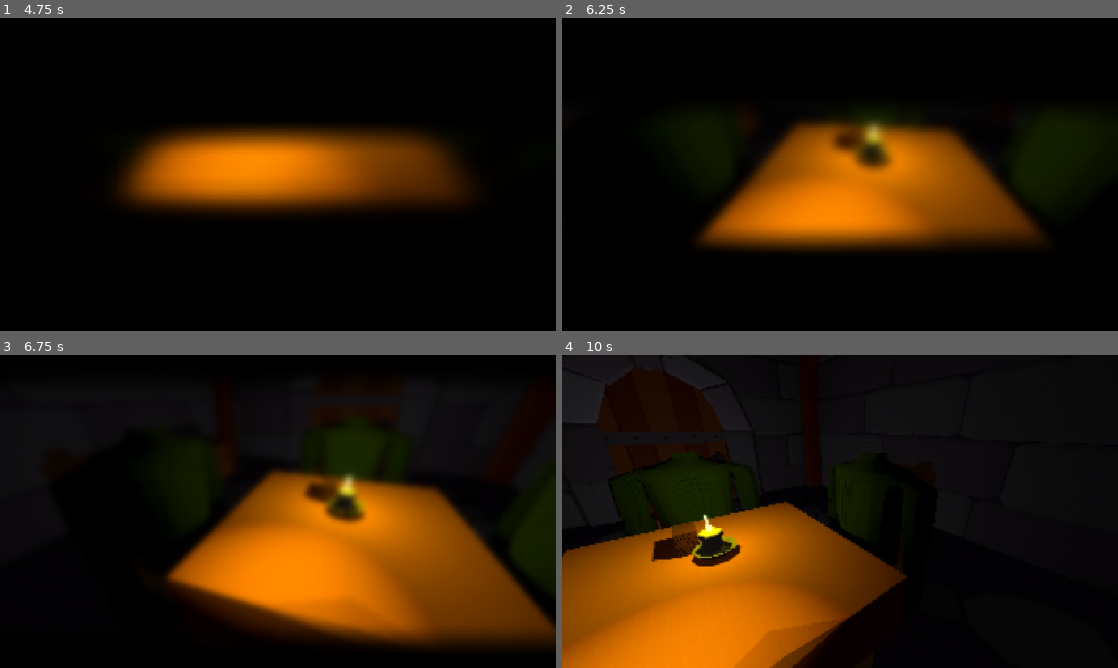
Above: before the commit, frames 1-4 (two rows, left to right).
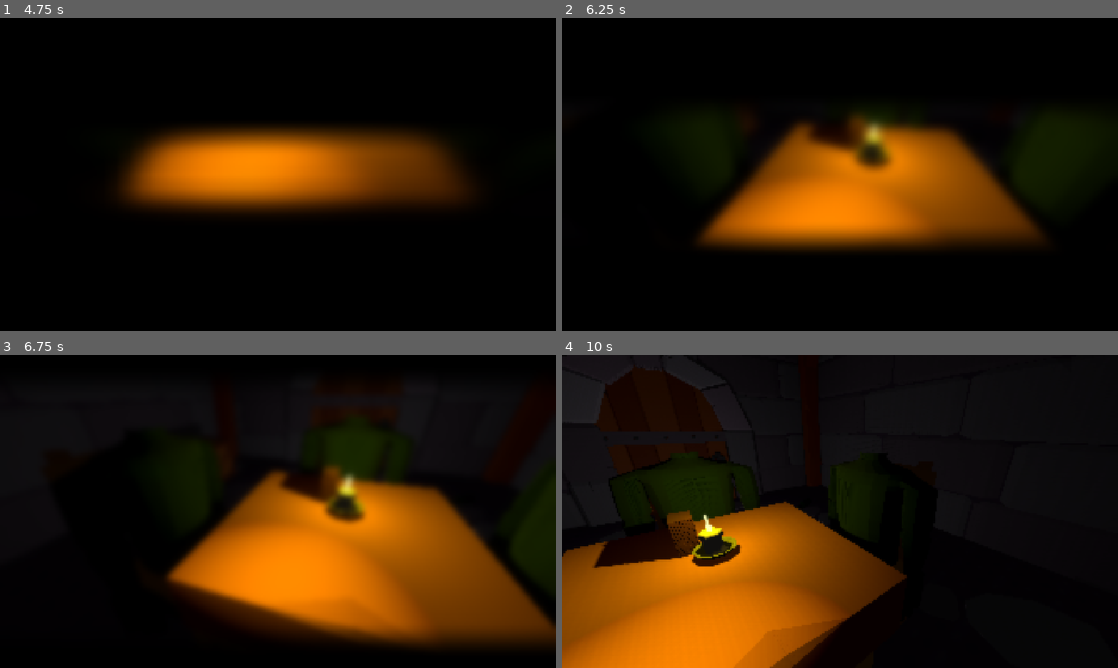
Above: after the commit, the same moments.

Repository: KDJDEV/gameJamFall2026
Game: Godot game, scene res://root.tscn
The game is run twice, just before and just after one commit, with the same random seed, the same clock (stepped at 60 frames per second) and the same inputs. Sound files missing from this copy of the repository are replaced by a short silence.
Inputs (mouse positions are in pixels of both pictures, inside the frame that each line leads up to):
- Up to frame 1 (4.75 s): tap Enter at 0.5, 2, 3.5 s; move the mouse to (400, 158) at 0.52 s; hold Right 0.53-1.25 s; click (400, 158) at 0.67 s; tap Space at 0.77, 1.07, 1.25, 2.75, 3.77, 4.07 s; drag from (166, 190) to (250, 237) at 1.27 s; move the mouse to (333, 105) at 2.02 s; hold Right 2.03-2.75 s; drag from (250, 237) to (111, 127) at 2.77 s; move the mouse to (444, 221) at 3.52 s; hold Left 3.53-4.25 s; drag from (111, 127) to (194, 96) at 4.27 s
- Up to frame 2 (6.25 s): move the mouse to (867, 174) at 5.02 s; hold Down 5.03-5.75 s; click (867, 174) at 5.17 s; drag from (756, 96) to (728, 190) at 5.77 s
- Up to frame 3 (6.75 s): move the mouse to (400, 495) at 6.52 s; hold Up from 6.53 s (still down)
- Up to frame 4 (10 s): tap Space at 6.77, 7.07, 9.77 s; release Up at 7.25 s; drag from (728, 527) to (812, 574) at 7.27 s; move the mouse to (895, 442) at 8.02 s; hold Down 8.03-8.75 s; drag from (812, 574) to (673, 464) at 8.77 s; move the mouse to (1006, 558) at 9.52 s; hold Up from 9.53 s (still down); click (1006, 558) at 9.67 s

Frame 1 is identical in both runs. In frame 2, 0.6% of the frame differs, in the area x 43-55%, y 31-42%; in frame 3, 0.6%; in frame 4, 1.2%, in the area x 5-24%, y 49-68%.

Commit message:
make it to final state

Diff:
--- a/data/deck_config.tres
+++ b/data/deck_config.tres
@@ -1,10 +1,10 @@
-[gd_resource type="Resource" script_class="CardDeckConfig" format=3]
+[gd_resource type="Resource" script_class="CardDeckConfig" format=3 uid="uid://c53wx8ffpaqhw"]
 
-[ext_resource type="Script" path="res://scripts/card_deck_config.gd" id="1_cfg"]
-[ext_resource type="Texture2D" path="res://Assets/cardTextures/blank.png" id="2_blank"]
+[ext_resource type="Script" uid="uid://c0r6nljkakn4l" path="res://scripts/card_deck_config.gd" id="1_cfg"]
+[ext_resource type="Texture2D" uid="uid://dyjb0qc77hlgs" path="res://Assets/cardTextures/blank.png" id="2_blank"]
+[ext_resource type="Script" uid="uid://c3ylccd1npeq4" path="res://scripts/card_set_def.gd" id="3_lpb4i"]
 
 [resource]
 script = ExtResource("1_cfg")
-cards_per_set = 3
-placeholder_set_count = 10
+placeholder_set_count = 16
 default_front_texture = ExtResource("2_blank")
--- a/scripts/card_deck_config.gd
+++ b/scripts/card_deck_config.gd
@@ -5,7 +5,7 @@
 ## While `sets` is empty, `placeholder_set_count` numbered sets are generated instead.
 @export var sets: Array[CardSetDef] = []
 @export_range(2, 6) var cards_per_set: int = 3
-@export_range(1, 30) var placeholder_set_count: int = 16
+@export_range(1, 30) var placeholder_set_count: int = 10
 @export var default_front_texture: Texture2D
 
 func build_sets() -> Array[CardSetDef]:
--- a/scripts/dealer.gd
+++ b/scripts/dealer.gd
@@ -10,7 +10,9 @@
 ##                       in `reshuffle_source`, the final pile).
 ##   collect_and_deal  - shuffles the final pile into the draw pile, deals every hand back up
 ##                       to a full hand and starts round two.
-##   start_final_phase - the last round: nobody draws any more and hands are emptied.
+##   start_final_phase - the last round: AIs draw and discard as normal, but once the pile they
+##                       draw from is empty they keep discarding, so every card goes all the way
+##                       round the table and nobody is left holding cards.
 ## It also decides when the hands may play (not while dealing or shuffling, or while a
 ## dialogue sequence marked "disable_play" is running).
 signal deal_finished
--- a/scripts/routed_card_hand.gd
+++ b/scripts/routed_card_hand.gd
@@ -47,7 +47,8 @@
 var awaiting_deal: bool = false
 ## Held still while the player peeks at this hand.
 var frozen: bool = false
-## Set once the final round starts: no more drawing, the hand just gets emptied.
+## Set once the final round starts. AI hands then draw and discard as normal while the pile they
+## draw from has cards, and keep discarding once it is empty, so every card goes round the table.
 var final_phase: bool = false
 var _full_hand_size: int = 5
 var _auto_timer: Timer
@@ -93,10 +94,15 @@
 	if draw_in_progress or not play_enabled or frozen:
 		return
 	if final_phase:
-		# After the last card the AI only gets rid of what is left in its hand.
-		if not cards.is_empty():
+		# Final round: the AI plays as normal while the pile it draws from has cards, but once
+		# that pile is empty it keeps discarding, so every card goes on round the table.
+		if cards.size() < _full_hand_size and not _draw_pile_is_empty():
+			draw_card()
+		elif not cards.is_empty():
 			selected_index = _choose_discard_index()
 			discard_selected()
+			if not _draw_pile_is_empty():
+				draw_card()
 		return
 	if cards.size() < _full_hand_size:
 		draw_card()
@@ -238,7 +244,7 @@
 
 func _process(delta: float) -> void:
 	super._process(delta)
-	if auto_draw and play_enabled and not final_phase and not held_mode and not _returning and not draw_in_progress \
+	if auto_draw and play_enabled and not held_mode and not _returning and not draw_in_progress \
 			and cards.size() < _full_hand_size and not _draw_pile_is_empty():
 		draw_card()
 	if held_mode:
Not shown: 1 places in root.tscn that only renumber resources
